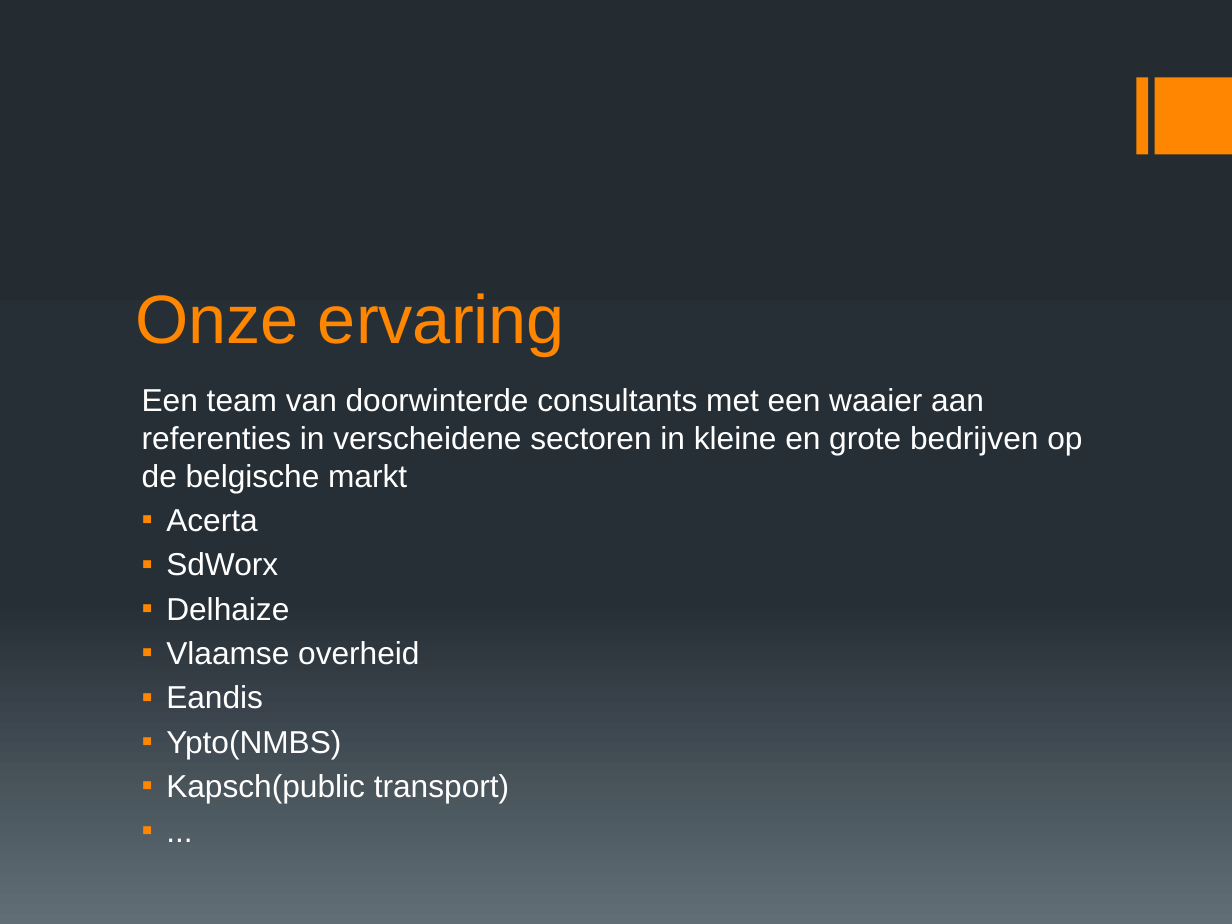
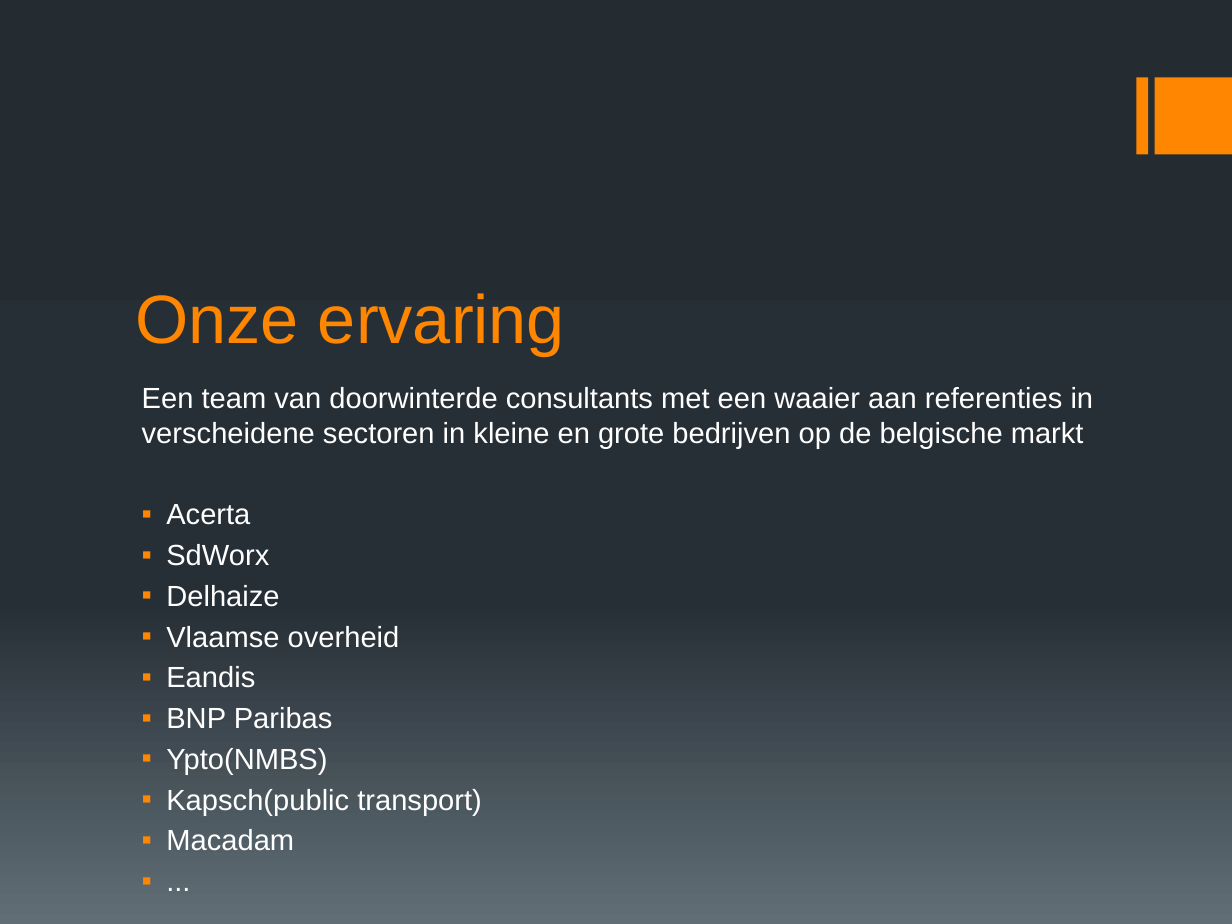
Before and after one commit to itenium-be/marketing, a slide deck: slide 6 of itenium.pptx. Drawn at 1232x924 pixels with LibreOffice and Linux fonts; fonts in the diff are those of the drawing. Boxes give left, top, right and bottom in pixels: in the first picture for what was removed or moved away, otherwise in the second. Text is boxed around its words. In the diff, an @@ line names an element or a change of style, - is before the commit and + after.

```diff
--- a/itenium.pptx
+++ b/itenium.pptx
@@ text at bbox=[142, 387, 1094, 815]: size 18.5 to 17 pt @@
@@ text at bbox=[166, 707, 333, 729]: paragraph added @@
+▪ BNP Paribas
@@ text at bbox=[166, 829, 294, 851]: paragraph added @@
+▪ Macadam
```
Also in this commit, not shown: 6 other slides changed.
